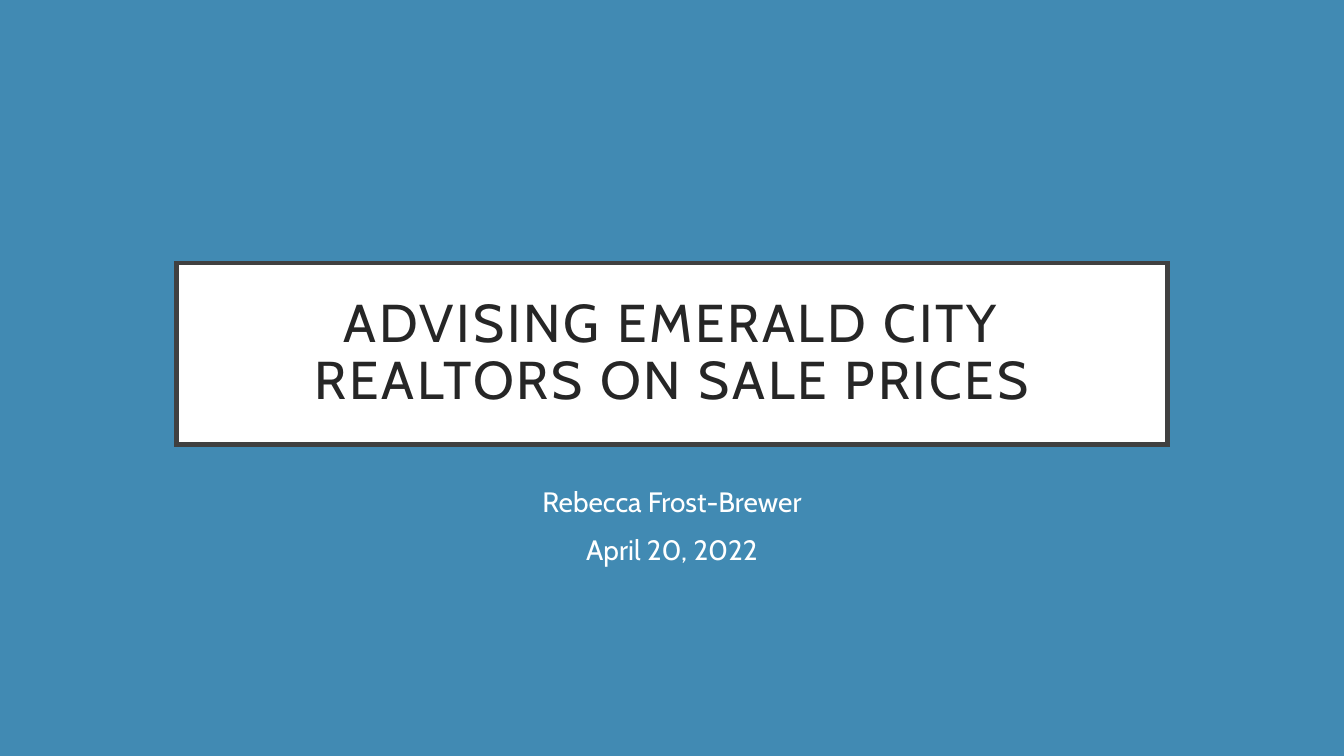
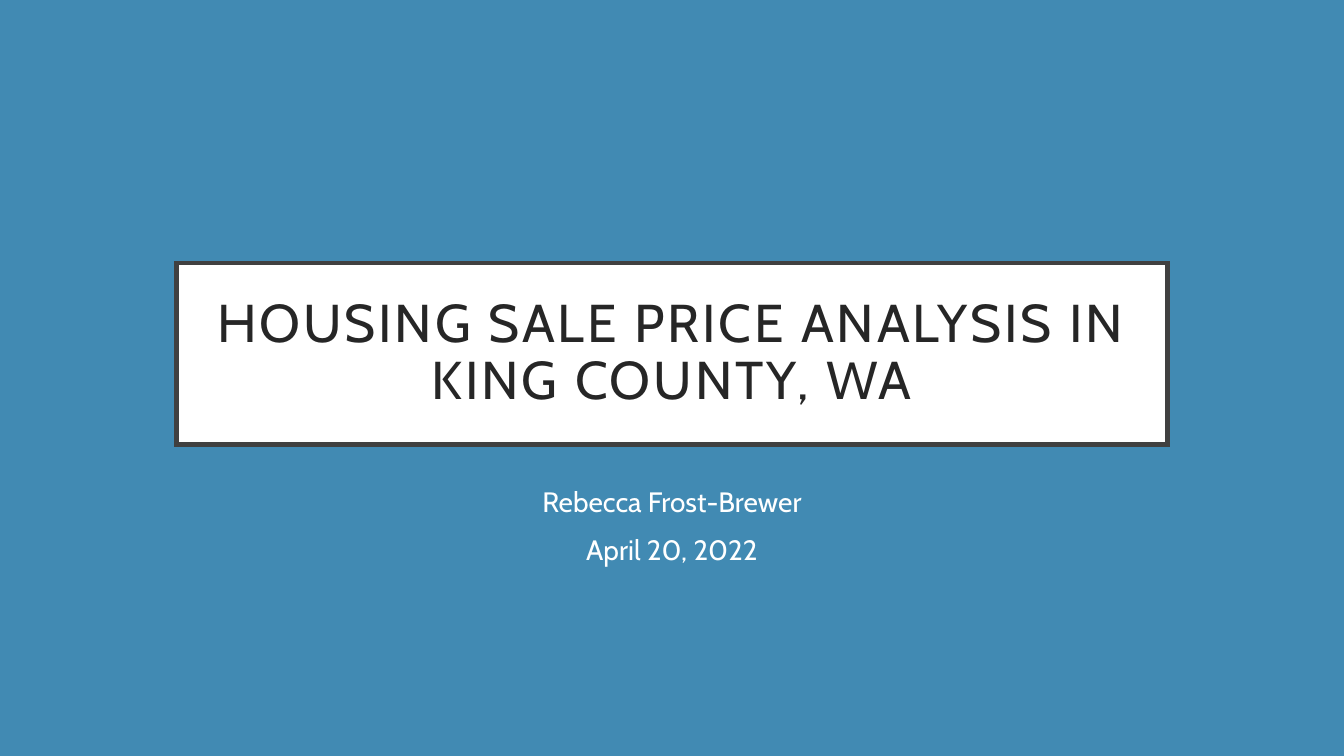
Before and after one commit to rfb-vibe/multiple-linear-regression-project, a slide deck: slide 1 of phase-2-project.pptx. Drawn at 1344x756 pixels with LibreOffice and Linux fonts; fonts in the diff are those of the drawing. Boxes give left, top, right and bottom in pixels: in the first picture for what was removed or moved away, otherwise in the second. Text is boxed around its words. In the diff, an @@ line names an element or a change of style, - is before the commit and + after.

```diff
--- a/phase-2-project.pptx
+++ b/phase-2-project.pptx
@@ title at (217, 304, 1123, 405): text changed @@
-ADVISING EMERALD CITY REALTORS ON SALE PRICES
+HOUSING SALE PRICE ANALYSIS IN KING COUNTY, WA
```
Also in this commit, not shown: 5 other slides changed, 2 slides added, 1 slide removed, 2 other files.
